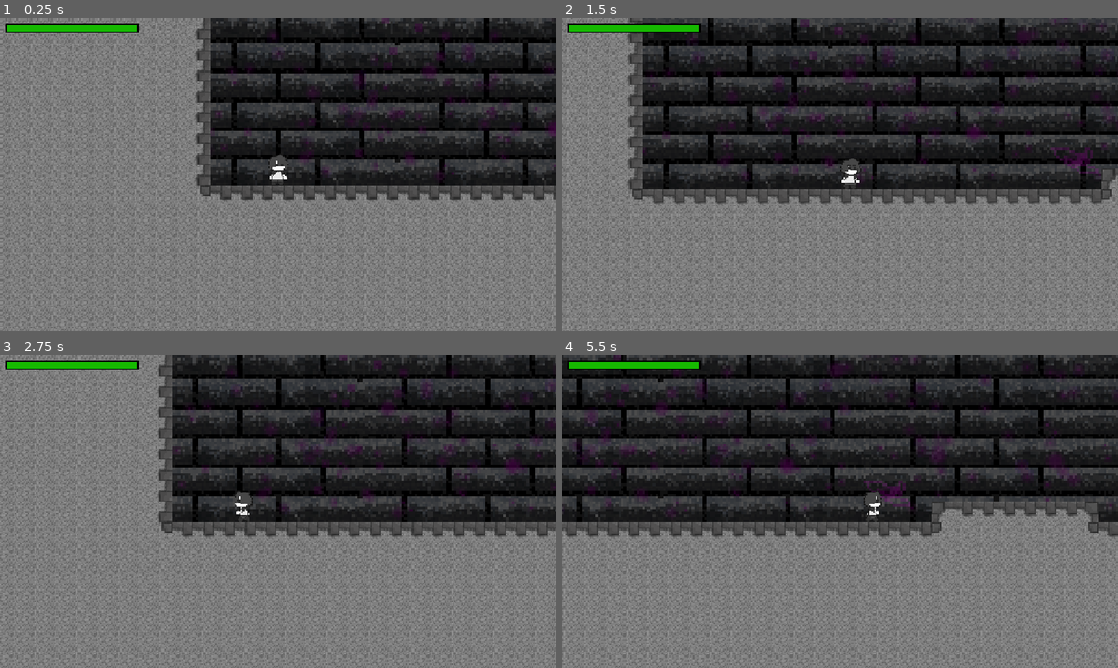
Above: before the commit, frames 1-4 (two rows, left to right).
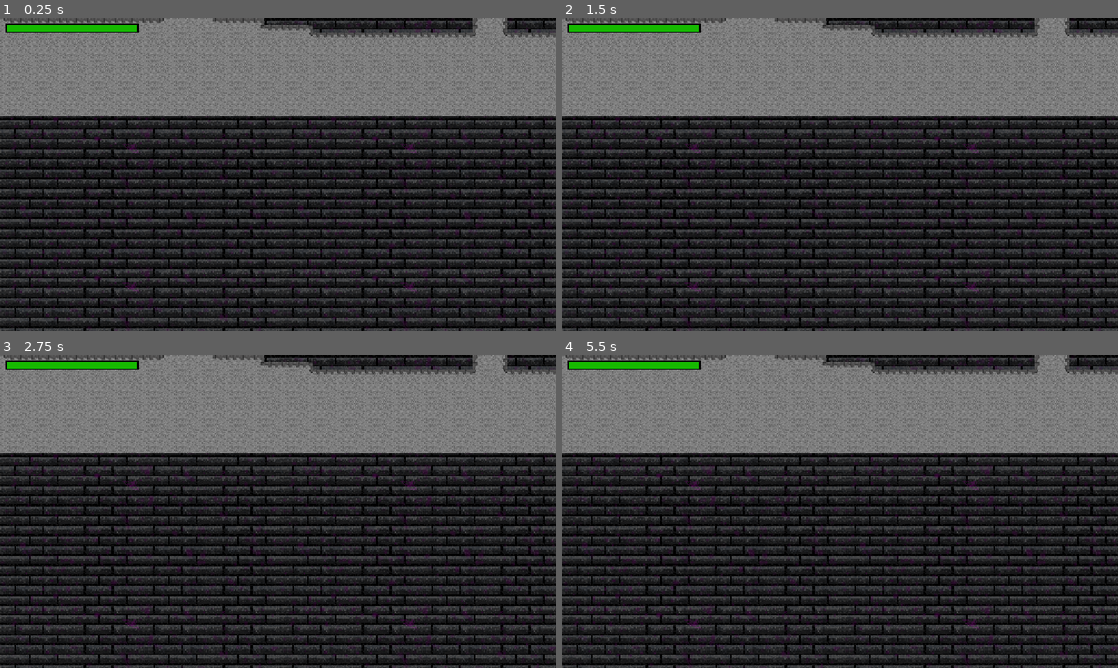
Above: after the commit, the same moments.

Repository: Yuuh15/Jogo_metroidvania_tcc
Game: Godot game, scene res://levels/lvl_1.tscn
Two runs of this game, one before a commit and one after it. Both use one fixed random seed, a clock stepped at 60 frames per second and the inputs below. This scene is started directly instead of the project's main scene.
Inputs (mouse positions are in pixels of both pictures, inside the frame that each line leads up to):
- Up to frame 1 (0.25 s): no input
- Up to frame 2 (1.5 s): tap Enter at 0.5 s; move the mouse to (962, 158) at 0.52 s; hold D (move_right) 0.53-1.25 s; tap Home (DEV_TOOL) at 0.6 s; click (962, 158) at 0.67 s; tap Space (jump) at 0.77 s; drag from (728, 190) to (812, 237) at 1.27 s
- Up to frame 3 (2.75 s): move the mouse to (333, 442) at 2.02 s; hold A (move_left) from 2.03 s (still down); hold X (split_items) from 2.03 s (still down)
- Up to frame 4 (5.5 s): release A (move_left) at 2.75 s; release X (split_items) at 2.75 s; drag from (812, 574) to (673, 464) at 2.77 s; move the mouse to (1006, 558) at 3.52 s; hold D (move_right) 3.53-4.25 s; tap K (use_power) at 3.6 s; tap Space (jump) at 3.77 s; drag from (673, 464) to (756, 433) at 4.27 s; move the mouse to (867, 511) at 5.02 s; hold D (move_right) from 5.03 s (still down); hold S (crouch) from 5.03 s (still down); click (867, 511) at 5.17 s

The runs differ from the first frame. In frame 1, 82% of the frame differs, in the area x 0-100%, y 0-100%; in frame 2, 85%; in frame 3, 83%; in frame 4, 86%.

Commit message:
Sistema de salvamento da posição do player

Diff:
--- a/metroidvania_com_psicologia/antigo/player/player.gd
+++ b/metroidvania_com_psicologia/antigo/player/player.gd
@@ -265,9 +265,9 @@
 	knockback = direction * force
 
 func save():
-	#config.set_value("player", "pos", position)
-	#config.save("user://player.cfg")
-	#print("Posição do jogador salva")
+	config.set_value("player", "pos", position)
+	config.save("user://player.cfg")
+	print("Posição do jogador salva")
 	pass
 
 func loadSave():
--- /dev/null
+++ b/metroidvania_com_psicologia/idle.gd
@@ -0,0 +1 @@
+extends State
--- a/metroidvania_com_psicologia/levels/lvl_1.tscn
+++ b/metroidvania_com_psicologia/levels/lvl_1.tscn
@@ -1,8 +1,8 @@
-[gd_scene load_steps=8 format=4 uid="uid://c68yd0t3pln0s"]
+[gd_scene load_steps=8 format=4 uid="uid://bjnma6o33emg7"]
 
 [ext_resource type="PackedScene" uid="uid://mpe4ophwvn2b" path="res://tileset/chaov2/tile_map_layer_depression.tscn" id="1_1lxr2"]
 [ext_resource type="PackedScene" uid="uid://d3dyo1f0naxcw" path="res://background/parralax-background.tscn" id="2_x3lfk"]
-[ext_resource type="PackedScene" uid="uid://bnel1u2etfiwm" path="res://antigo/player/player.tscn" id="3_odbgv"]
+[ext_resource type="PackedScene" uid="uid://bnel1u2etfiwm" path="res://player/player.tscn" id="3_odbgv"]
 [ext_resource type="PackedScene" uid="uid://c6b5wiedlbj1y" path="res://gui/healthBar/health_bar.tscn" id="4_x3lfk"]
 [ext_resource type="PackedScene" uid="uid://bs142q3whn5qa" path="res://enemies/depression/slime/depression_slime.tscn" id="5_odbgv"]
 [ext_resource type="PackedScene" uid="uid://o0o06ki3ajpk" path="res://misc/killzone.tscn" id="6_fmrvw"]
--- a/metroidvania_com_psicologia/player/player.gd
+++ b/metroidvania_com_psicologia/player/player.gd
@@ -1,5 +1,7 @@
 class_name Player
 extends CharacterBody2D
+
+var config = ConfigFile.new()
 
 @onready var sprite: AnimatedSprite2D = $AnimatedSprite2D
 @onready var hurt: AudioStreamPlayer = $Hurt
@@ -29,7 +31,7 @@
 var knockbackDuration : float
 
 func _ready() -> void:
-	#loadSave()
+	loadSave()
 	damageAreas = get_tree().get_nodes_in_group("damage")
 	airJumps = maxAirJumps
 
@@ -90,3 +92,13 @@
 func applyKnockback(direction : int, force : Vector2, duration : float):
 	knockbackDuration = duration
 	knockback = direction * force
+
+func save():
+	config.set_value("player", "pos", position)
+	config.save("user://player.cfg")
+	print("Posição do jogador salva")
+
+func loadSave():
+	if config.load("user://player.cfg") == OK:
+		position = config.get_value("player", "pos")
+		print("Posição do jogador carregada")
--- a/metroidvania_com_psicologia/player/player.tscn
+++ b/metroidvania_com_psicologia/player/player.tscn
@@ -174,8 +174,13 @@
 [node name="Hurt" type="AudioStreamPlayer" parent="."]
 stream = ExtResource("6_g6k8r")
 
+[node name="Save" type="Timer" parent="."]
+wait_time = 5.0
+autostart = true
+
 [connection signal="timeout" from="StateMachineController/Dash/Duration" to="StateMachineController/Dash" method="_on_duration_timeout"]
 [connection signal="timeout" from="StateMachineController/Dash/Cooldown" to="StateMachineController/Dash" method="_on_cooldown_timeout"]
 [connection signal="timeout" from="StateMachineController/Stomp/Cooldown" to="StateMachineController/Stomp" method="_on_cooldown_timeout"]
 [connection signal="timeout" from="Debug" to="." method="_on_debug_timeout"]
 [connection signal="timeout" from="TimeWarpDuration" to="." method="_on_time_warp_duration_timeout"]
+[connection signal="timeout" from="Save" to="." method="save"]
--- a/metroidvania_com_psicologia/project.godot
+++ b/metroidvania_com_psicologia/project.godot
@@ -44,20 +44,6 @@
 , Object(InputEventJoypadMotion,"resource_local_to_scene":false,"resource_name":"","device":-1,"axis":0,"axis_value":-1.0,"script":null)
 ]
 }
-move_up={
-"deadzone": 0.2,
-"events": [Object(InputEventKey,"resource_local_to_scene":false,"resource_name":"","device":-1,"window_id":0,"alt_pressed":false,"shift_pressed":false,"ctrl_pressed":false,"meta_pressed":false,"pressed":false,"keycode":0,"physical_keycode":87,"key_label":0,"unicode":119,"location":0,"echo":false,"script":null)
-, Object(InputEventKey,"resource_local_to_scene":false,"resource_name":"","device":-1,"window_id":0,"alt_pressed":false,"shift_pressed":false,"ctrl_pressed":false,"meta_pressed":false,"pressed":false,"keycode":0,"physical_keycode":4194320,"key_label":0,"unicode":0,"location":0,"echo":false,"script":null)
-, Object(InputEventJoypadMotion,"resource_local_to_scene":false,"resource_name":"","device":-1,"axis":1,"axis_value":-1.0,"script":null)
-]
-}
-move_down={
-"deadzone": 0.2,
-"events": [Object(InputEventKey,"resource_local_to_scene":false,"resource_name":"","device":-1,"window_id":0,"alt_pressed":false,"shift_pressed":false,"ctrl_pressed":false,"meta_pressed":false,"pressed":false,"keycode":0,"physical_keycode":83,"key_label":0,"unicode":115,"location":0,"echo":false,"script":null)
-, Object(InputEventKey,"resource_local_to_scene":false,"resource_name":"","device":-1,"window_id":0,"alt_pressed":false,"shift_pressed":false,"ctrl_pressed":false,"meta_pressed":false,"pressed":false,"keycode":0,"physical_keycode":4194322,"key_label":0,"unicode":0,"location":0,"echo":false,"script":null)
-, Object(InputEventJoypadMotion,"resource_local_to_scene":false,"resource_name":"","device":-1,"axis":1,"axis_value":1.0,"script":null)
-]
-}
 jump={
 "deadzone": 0.5,
 "events": [Object(InputEventKey,"resource_local_to_scene":false,"resource_name":"","device":-1,"window_id":0,"alt_press …(191 unchanged characters)…
@@ -102,6 +88,20 @@
 , Object(InputEventKey,"resource_local_to_scene":false,"resource_name":"","device":-1,"window_id":0,"alt_pressed":false …(182 unchanged characters)…
 ]
 }
+move_up={
+"deadzone": 0.2,
+"events": [Object(InputEventKey,"resource_local_to_scene":false,"resource_name":"","device":-1,"window_id":0,"alt_pressed":false,"shift_pressed":false,"ctrl_pressed":false,"meta_pressed":false,"pressed":false,"keycode":0,"physical_keycode":87,"key_label":0,"unicode":119,"location":0,"echo":false,"script":null)
+, Object(InputEventKey,"resource_local_to_scene":false,"resource_name":"","device":-1,"window_id":0,"alt_pressed":false,"shift_pressed":false,"ctrl_pressed":false,"meta_pressed":false,"pressed":false,"keycode":0,"physical_keycode":4194320,"key_label":0,"unicode":0,"location":0,"echo":false,"script":null)
+, Object(InputEventJoypadMotion,"resource_local_to_scene":false,"resource_name":"","device":-1,"axis":1,"axis_value":-1.0,"script":null)
+]
+}
+move_down={
+"deadzone": 0.2,
+"events": [Object(InputEventKey,"resource_local_to_scene":false,"resource_name":"","device":-1,"window_id":0,"alt_pressed":false,"shift_pressed":false,"ctrl_pressed":false,"meta_pressed":false,"pressed":false,"keycode":0,"physical_keycode":83,"key_label":0,"unicode":115,"location":0,"echo":false,"script":null)
+, Object(InputEventKey,"resource_local_to_scene":false,"resource_name":"","device":-1,"window_id":0,"alt_pressed":false,"shift_pressed":false,"ctrl_pressed":false,"meta_pressed":false,"pressed":false,"keycode":0,"physical_keycode":4194322,"key_label":0,"unicode":0,"location":0,"echo":false,"script":null)
+, Object(InputEventJoypadMotion,"resource_local_to_scene":false,"resource_name":"","device":-1,"axis":1,"axis_value":1.0,"script":null)
+]
+}
 
 [layer_names]
 
@@ -114,5 +114,3 @@
 [rendering]
 
 textures/canvas_textures/default_texture_filter=0
-rendering_device/driver="d3d12"
-rendering_device/driver.windows="d3d12"
Not shown, added: metroidvania_com_psicologia/idle.gd.uid
Not shown: 1 places in metroidvania_com_psicologia/levels/test_level.tscn that only renumber resources
Not shown: 2 places in metroidvania_com_psicologia/player/player.tscn that only renumber resources
